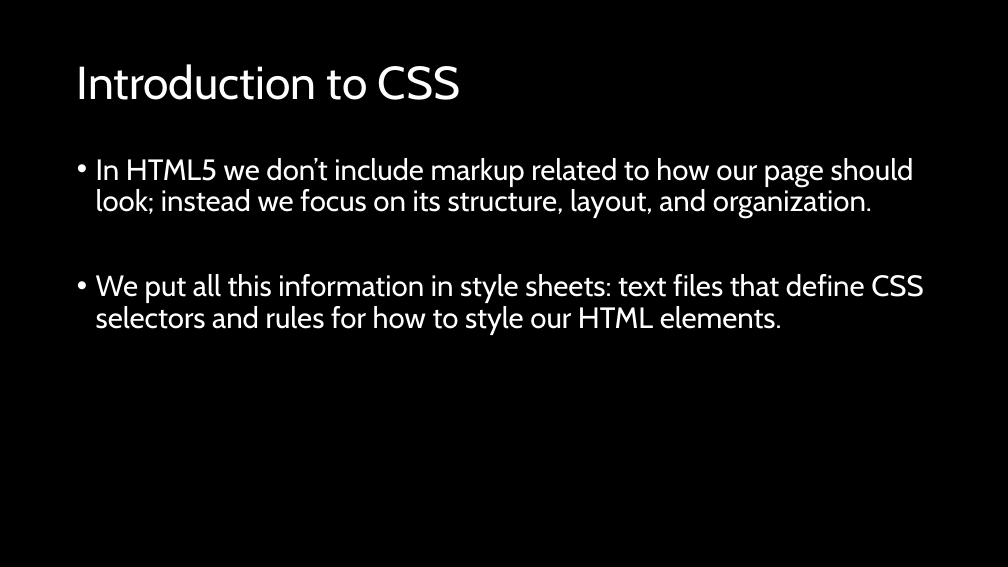
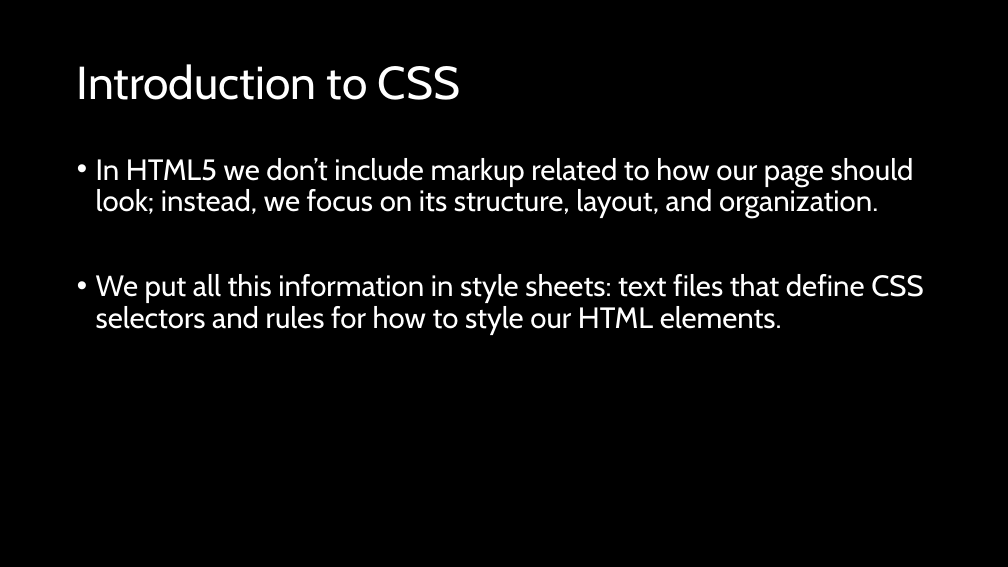
Before and after one commit to natiquekeyin/winter2025, a slide deck: slide 4 of FrontEnd/Week3/Week3.pptx. Drawn at 1008x567 pixels with LibreOffice and Linux fonts; fonts in the diff are those of the drawing. Boxes give left, top, right and bottom in pixels: in the first picture for what was removed or moved away, otherwise in the second. Text is boxed around its words. In the diff, an @@ line names an element or a change of style, - is before the commit and + after.

Commit message:
ppt

```diff
--- a/FrontEnd/Week3/Week3.pptx
+++ b/FrontEnd/Week3/Week3.pptx
@@ text at box(96, 158, 914, 219): text changed @@
-• In HTML5 we don’t include markup related to how our page should look; instead we focus on its structure, layout, and organization.
+• In HTML5 we don’t include markup related to how our page should look; instead, we focus on its structure, layout, and organization.
```
Also in this commit, not shown: 3 slides added.
